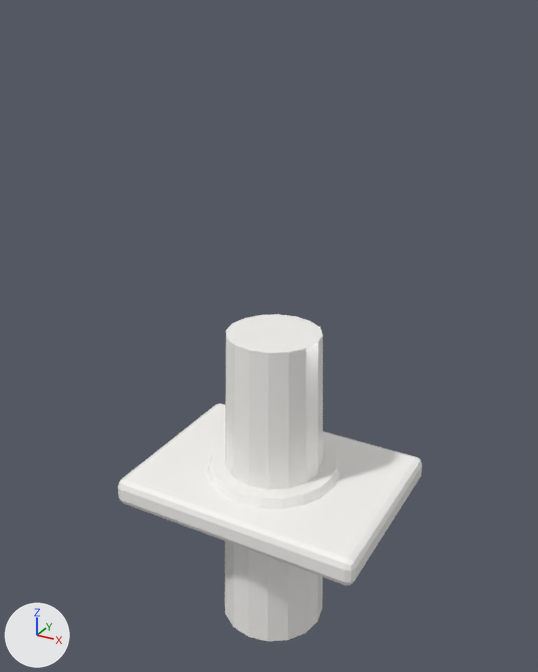
The glTF model public/models/authoring/plumbing-lavatory.glb as it was, and as the next commit left it.
The view is the same before and after, from a 50 mm camera at (0.669, -1.238, 0.969) aimed at (-0.021, 0.017, 0.341). The lights are fixed; the arrows at lower left show +X, +Y and +Z. The first picture is the older version. Where no turn or scale is listed for an object, it has been applied to the vertices. Vertices at exactly the same position are counted once.

In view in the first picture: 'Basin', 'Bowl.001', 'Pedestal.001'.
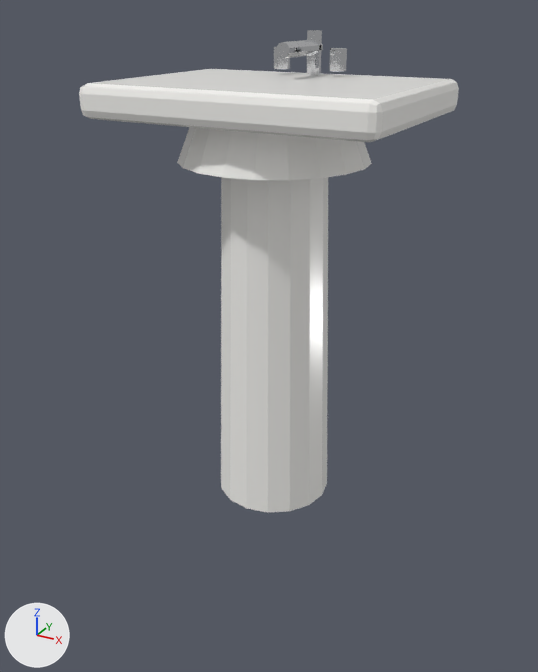
The change, as a list of edits to the scene's bpy script:
```text
Change me_basin_002:
    used by ob_basin; location = (0.0, 0.0, 0.0)
    remove me_basin_002.from_pydata(...)  # 56 vertices, 108 faces; spans x -0.28..0.28, y -0.21..0.21, z -0.03..0.03
    add me_basin_002.from_pydata(...)  # 56 vertices, 108 faces; spans x -0.28..0.28, y -0.21..0.21, z 0.79..0.85
    me_basin_002 part 1: the whole mesh is moved by (0.0, 0.0, 0.82)
Change me_bowl_002:
    used by ob_bowl_001; location = (0.0, 0.0, 0.0)
    remove me_bowl_002.from_pydata(...)  # 40 vertices, 76 faces; spans x -0.18..0.18, y -0.18..0.18, z -0.05..0.05
    add me_bowl_002.from_pydata(...)  # 40 vertices, 76 faces; spans x -0.18..0.18, y -0.18..0.18, z 0.71..0.81
    me_bowl_002 part 2: the whole mesh is moved by (0.0, 0.0, 0.76)
Change me_handle_0_001:
    used by ob_handle_0_06; location = (0.0, 0.0, 0.0)
    remove me_handle_0_001.from_pydata(...)  # 20 vertices, 36 faces; spans x -0.0152..0.0152, y -0.016..0.016, z -0.02..0.02
    add me_handle_0_001.from_pydata(...)  # 20 vertices, 36 faces; spans x 0.0448..0.0752, y 0.124..0.156, z 0.86..0.9
    me_handle_0_001 part 3: the whole mesh is moved by (0.06, 0.14, 0.88)
Change me_handle__0_001:
    used by ob_handle__0_06; location = (0.0, 0.0, 0.0)
    remove me_handle__0_001.from_pydata(...)  # 20 vertices, 36 faces; spans x -0.0152..0.0152, y -0.016..0.016, z -0.02..0.02
    add me_handle__0_001.from_pydata(...)  # 20 vertices, 36 faces; spans x -0.0752..-0.0448, y 0.124..0.156, z 0.86..0.9
    me_handle__0_001 part 4: the whole mesh is moved by (-0.06, 0.14, 0.88)
Change me_pedestal_002:
    used by ob_pedestal_001; location = (0.0, 0.0, 0.0)
    remove me_pedestal_002.from_pydata(...)  # 32 vertices, 60 faces; spans x -0.12..0.12, y -0.12..0.12, z -0.36..0.36
    add me_pedestal_002.from_pydata(...)  # 32 vertices, 60 faces; spans x -0.12..0.12, y -0.12..0.12, z 0.0..0.72
    me_pedestal_002 part 5: the whole mesh is moved by (0.0, 0.0, 0.36)
Change me_spout_002:
    used by ob_spout; location = (0.0, 0.0, 0.0)
    remove me_spout_002.from_pydata(...)  # 20 vertices, 36 faces; spans x -0.0133..0.0133, y -0.07..0.07, z -0.014..0.014
    add me_spout_002.from_pydata(...)  # 20 vertices, 36 faces; spans x -0.0133..0.0133, y 0.03..0.17, z 0.886..0.914
    me_spout_002 part 6: the whole mesh is moved by (0.0, 0.1, 0.9)
Change me_spoutup_001:
    used by ob_spoutup; location = (0.0, 0.0, 0.0)
    remove me_spoutup_001.from_pydata(...)  # 20 vertices, 36 faces; spans x -0.0133..0.0133, y -0.014..0.014, z -0.05..0.05
    add me_spoutup_001.from_pydata(...)  # 20 vertices, 36 faces; spans x -0.0133..0.0133, y 0.146..0.174, z 0.83..0.93
    me_spoutup_001 part 7: the whole mesh is moved by (0.0, 0.16, 0.88)
```

Changed parts and their boxes (x1, y1, x2, y2) in the pictures (538 x 672 px):
'Basin', moved: before (118, 404, 422, 585); after (79, 69, 459, 142)
'Pedestal.001', moved: before (225, 314, 323, 641); after (221, 177, 328, 512)
'Bowl.001', moved: before (207, 442, 340, 509); after (177, 127, 372, 180)
'Spout', moved (not visible before): after (276, 40, 323, 59)
'SpoutUp', moved (not visible before): after (306, 30, 322, 75)
'Handle_0.06', moved (not visible before): after (329, 48, 347, 72)
'Handle_-0.06', moved (not visible before): after (274, 47, 290, 69)
